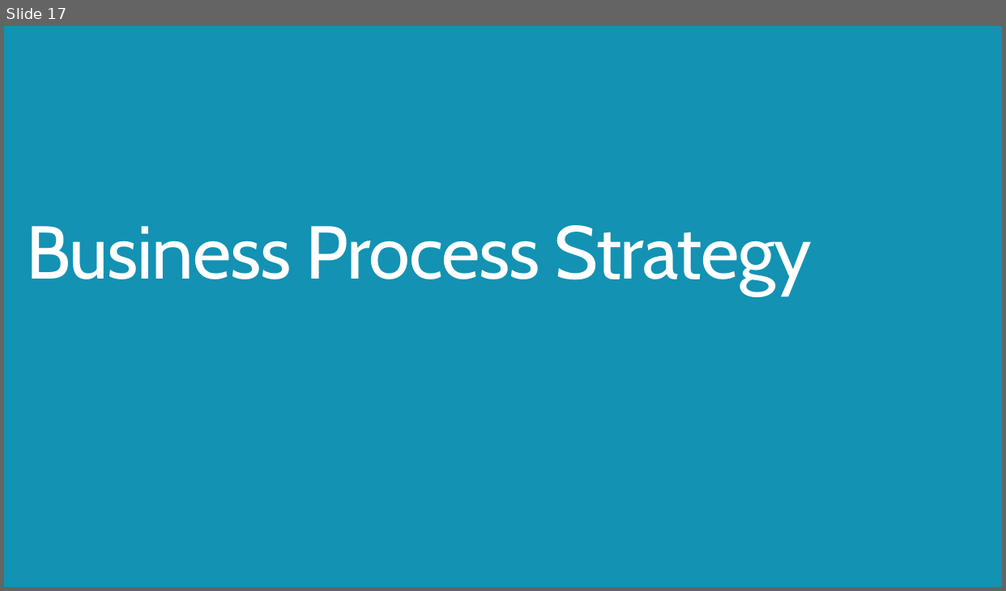
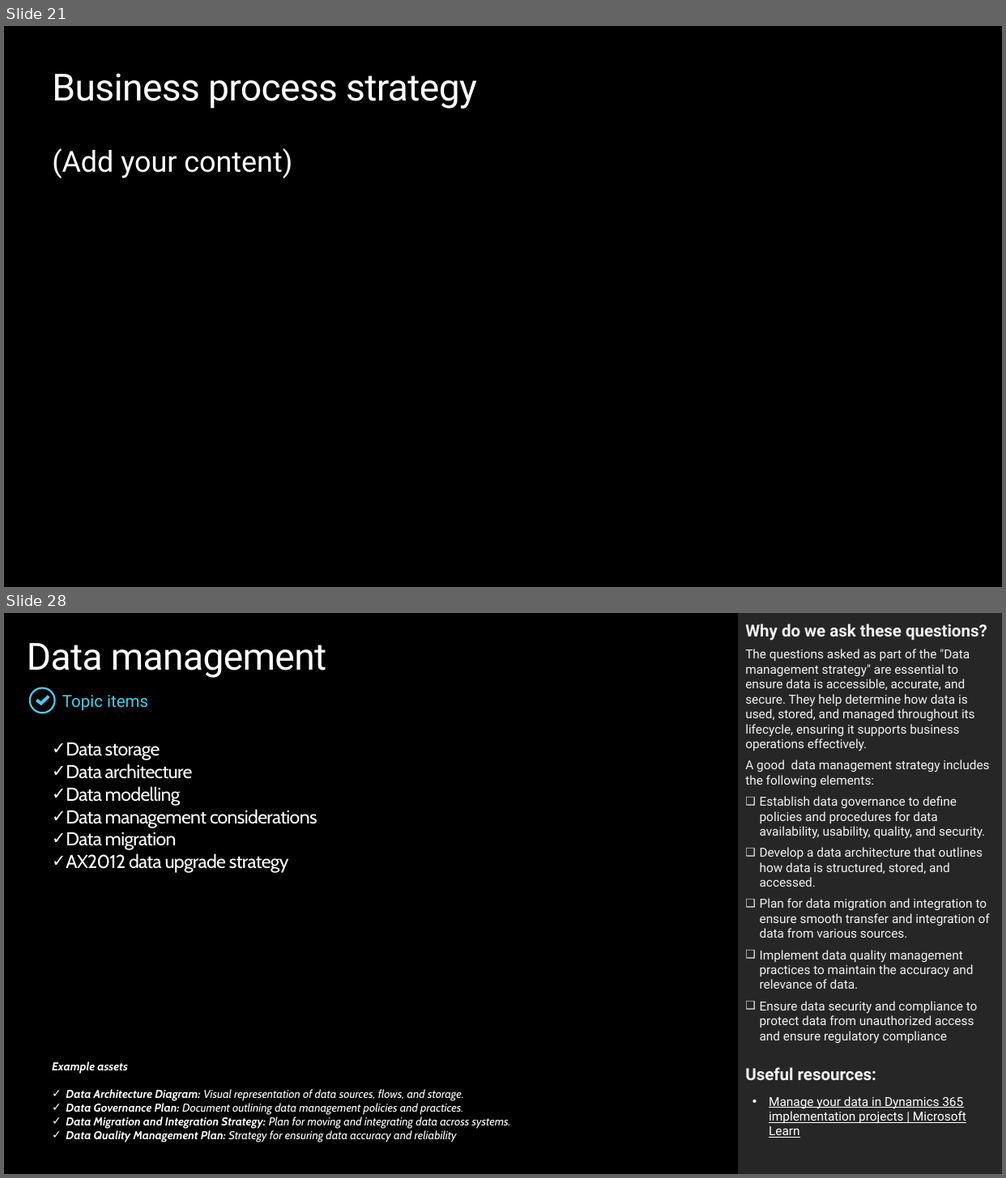
Before and after one commit to MicrosoftDocs/mslearn-developer-tools-power-platform, a slide deck: fasttrack/Solution Blueprint Review workshop template.pptx. Shown one above the other, each under a label of ours: slide 17 before the commit, slides 21 and 28 after it; the slides between them are not shown. The pictures are 1006x591 and 1006x1178 pixels, drawn with LibreOffice and Linux fonts; fonts in the diff are those of the drawing; background and template pictures are left out. Boxes give left, top, right and bottom in pixels: in the first picture for what was removed or moved away, otherwise in the second. Text is boxed around its words. In the diff, an @@ line names an element or a change of style, - is before the commit and + after.

```diff
--- a/fasttrack/Solution Blueprint Review workshop template.pptx
+++ b/fasttrack/Solution Blueprint Review workshop template.pptx
@@ slide 28 added at (4, 613, 1002, 1174), background #000000 @@
@@ rectangle added at (739, 613, 1002, 1174), fill #262626 @@
@@ text added at (745, 624, 990, 1124), 12 pt, text #F2F2F2 @@
+Why do we ask these questions?
+The questions asked as part of the "Data management strategy" are essential to ensure data is accessible, accurate, and secure. They help determine how data is used, stored, and managed throughout its lifecycle, ensuring it supports business operations effectively.
+A good data management strategy includes the following elements:
+❑ Establish data governance to define policies and procedures for data availability, usability, quality, and security.
+❑ Develop a data architecture that outlines how data is structured, stored, and accessed.
+❑ Plan for data migration and integration to ensure smooth transfer and integration of data from various sources.
+❑ Implement data quality management practices to maintain the accuracy and relevance of data.
+❑ Ensure data security and compliance to protect data from unauthorized access and ensure regulatory compliance
+Useful resources:
+• Manage your data in Dynamics 365 implementation projects | Microsoft Learn
@@ text added at (27, 643, 327, 678), 36 pt, text #FFFFFF @@
+Data management
@@ freeform shape added at (28, 687, 56, 714), fill #4CCBED @@
@@ freeform shape added at (36, 696, 49, 706), fill #4CCBED @@
@@ text added at (62, 695, 148, 710), 16 pt, text #4CCBED @@
+Topic items
@@ text added at (66, 743, 317, 873), 18 pt, text #FFFFFF @@
+✓ Data storage
+✓ Data architecture
+✓ Data modelling
+✓ Data management considerations
+✓ Data migration
+✓ AX2012 data upgrade strategy
@@ text added at (52, 1062, 511, 1143), 11 pt, text #FFFFFF, italic @@
+Example assets
+✓ Data Architecture Diagram: Visual representation of data sources, flows, and storage.
+✓ Data Governance Plan: Document outlining data management policies and practices.
+✓ Data Migration and Integration Strategy: Plan for moving and integrating data across systems.
+✓ Data Quality Management Plan: Strategy for ensuring data accuracy and reliability
@@ what was slide 17 is now slide 21 @@
@@ slide 21 changed as well @@
@@ background #1392B3 to #000000 @@
@@ title at (52, 73, 477, 109): text changed; size 72 to 36 pt; font Cabin to Roboto @@
-Business Process Strategy
+Business process strategy
@@ text added at (52, 148, 292, 178), 28 pt, text #FFFFFF @@
+(Add your content)
```
Also in this commit, not shown: 4 other slides changed, 45 other slides added, 65 slides removed.
